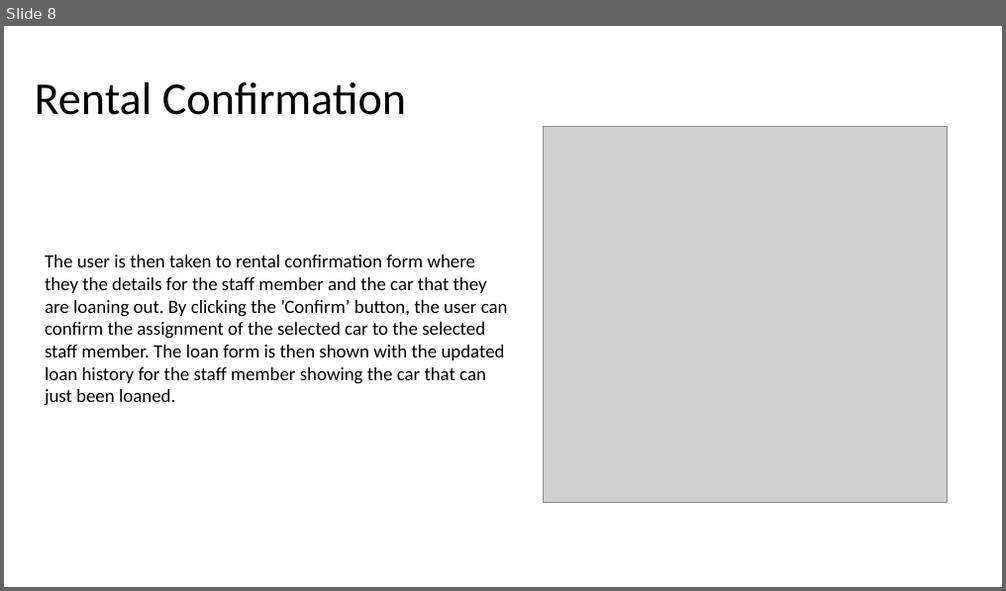
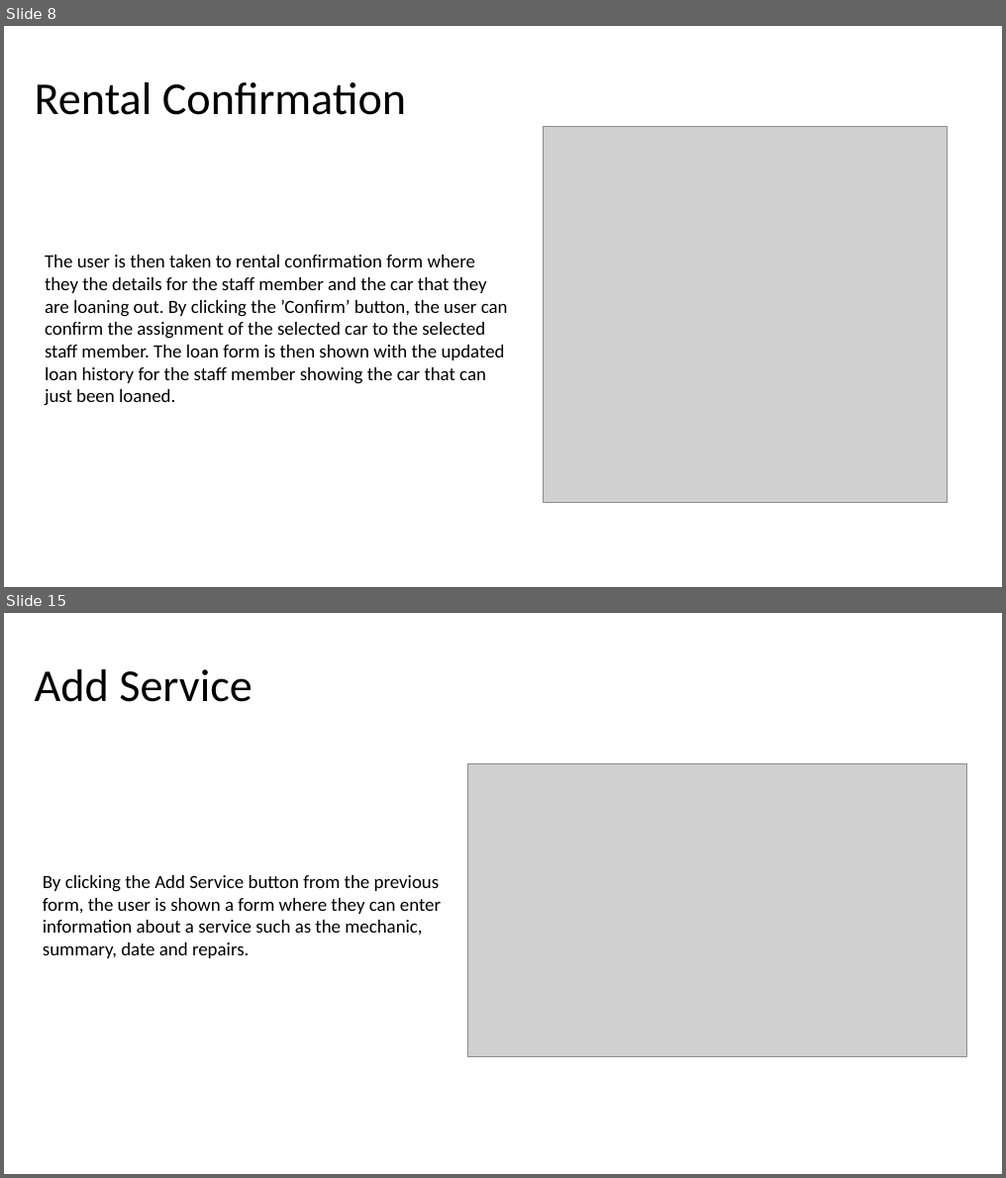
Before and after one commit to DanDecrypted/UniSystems, a slide deck: Walkthrough.pptx. Shown one above the other, each under a label of ours: slide 8 before the commit, slides 8 and 15 after it; the slides between them are not shown. The pictures are 1006x591 and 1006x1178 pixels, drawn with LibreOffice and Linux fonts; fonts in the diff are those of the drawing; grey boxes stand for pictures. Boxes give left, top, right and bottom in pixels: in the first picture for what was removed or moved away, otherwise in the second. Text is boxed around its words. In the diff, an @@ line names an element or a change of style, - is before the commit and + after.

```diff
--- a/Walkthrough.pptx
+++ b/Walkthrough.pptx
@@ slide 15 added at [4, 613, 1002, 1174], background #FFFFFF @@
@@ text added at [35, 669, 252, 702], 44 pt, text #000000 @@
+Add Service
@@ picture added at [467, 763, 966, 1057] @@
@@ text added at [43, 875, 441, 959], 18 pt, text #000000 @@
+By clicking the Add Service button from the previous form, the user is shown a form where they can enter information about a service such as the mechanic, summary, date and repairs.
```
Also in this commit, not shown: 2 slides changed, 10 other slides added, 4 other files.
